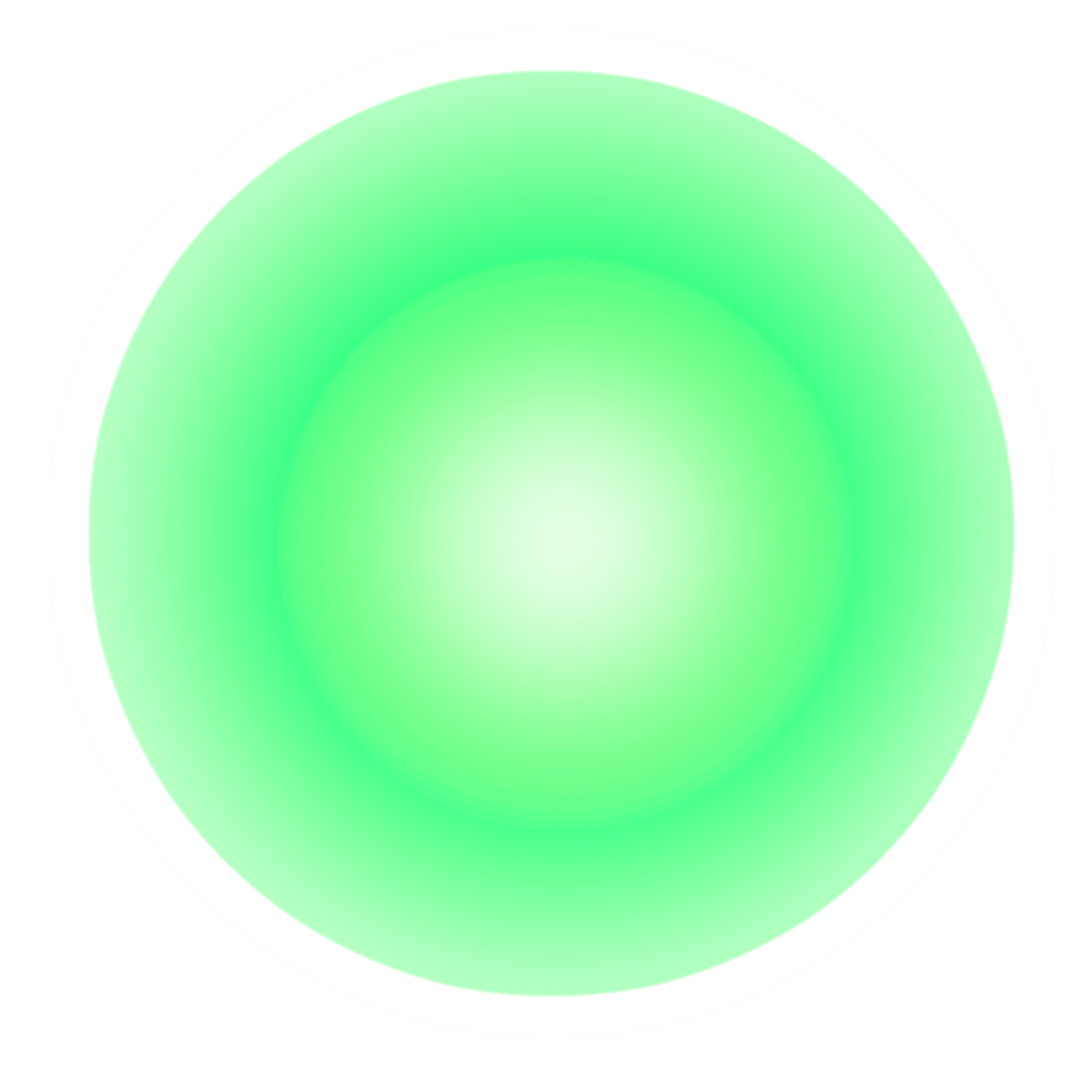
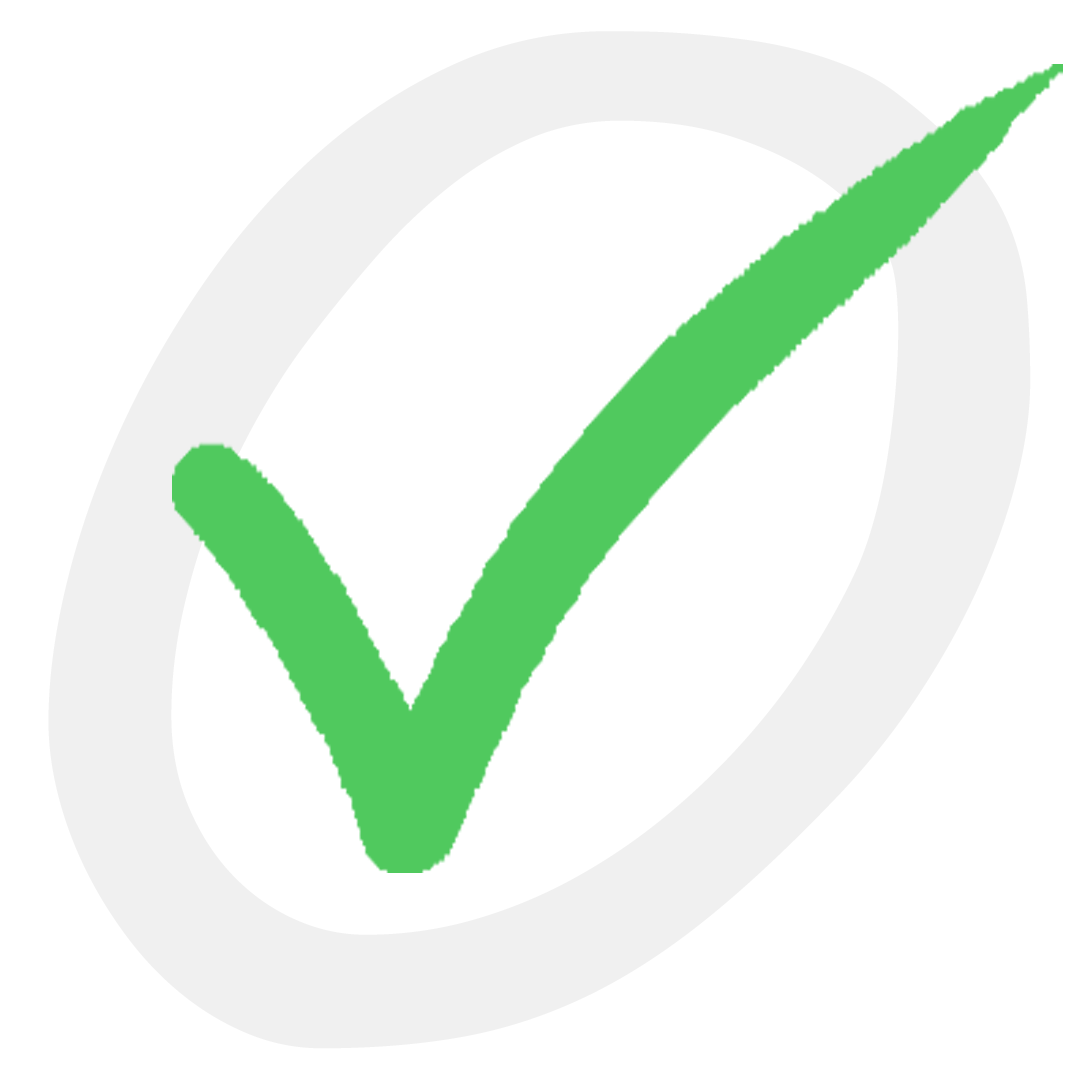
Two versions of the same layered image (1080x1080). Layer-by-layer changes:
added layer "Layer 2" above "Layer 1" over [172, 64, 1063, 873]
added layer "O" above "L000001" over [48, 31, 1031, 1049]
hid "L000001", painted on it over [48, 30, 1058, 1040]
